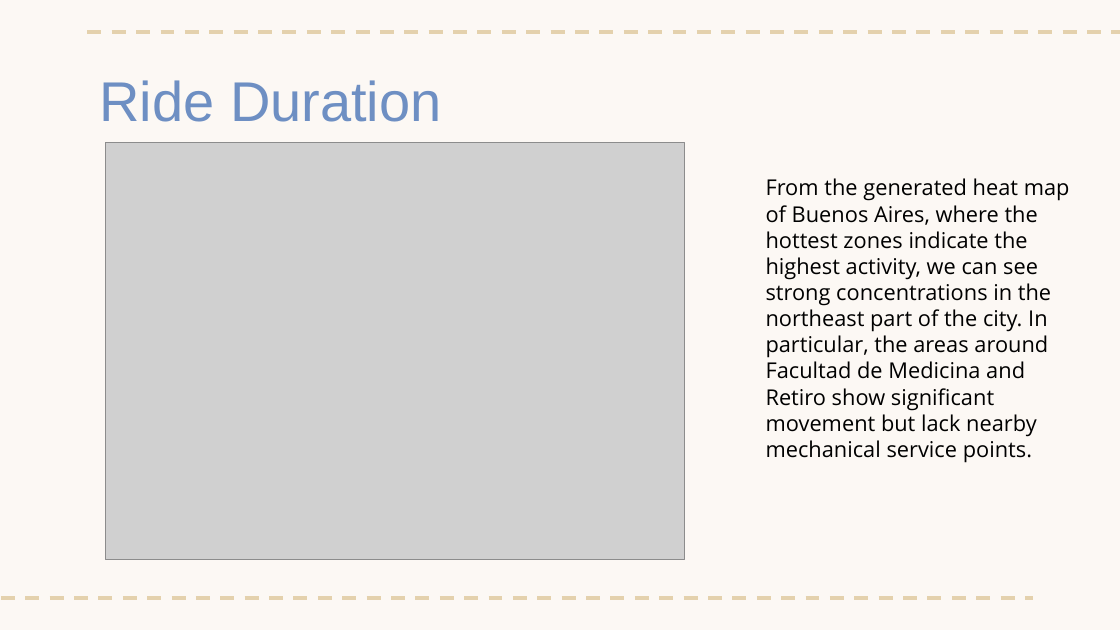
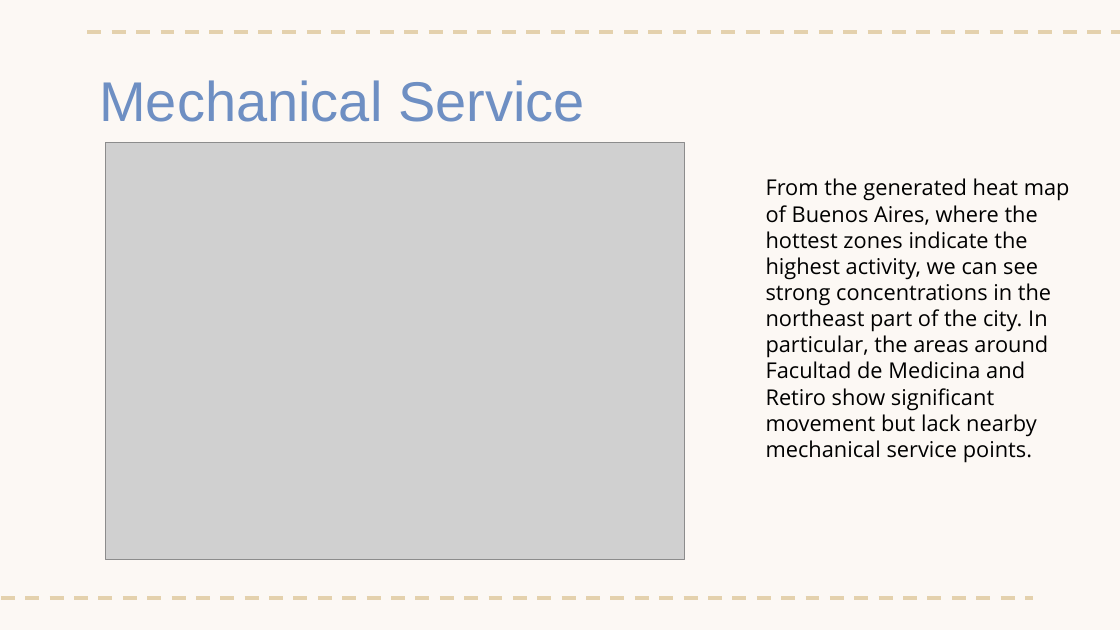
Before and after one commit to eferrario/bike-analytics, a slide deck: slide 17 of Bike Analytics.pptx. Drawn at 1120x630 pixels with LibreOffice and Linux fonts; fonts in the diff are those of the drawing; grey boxes stand for pictures. Boxes give left, top, right and bottom in pixels: in the first picture for what was removed or moved away, otherwise in the second. Text is boxed around its words. In the diff, an @@ line names an element or a change of style, - is before the commit and + after.

```diff
--- a/Bike Analytics.pptx
+++ b/Bike Analytics.pptx
@@ title at [99,80,585,122]: text changed @@
-Ride Duration
+Mechanical Service
```
Also in this commit, not shown: 1 other slide changed, 2 slides added, 1 slide removed.
